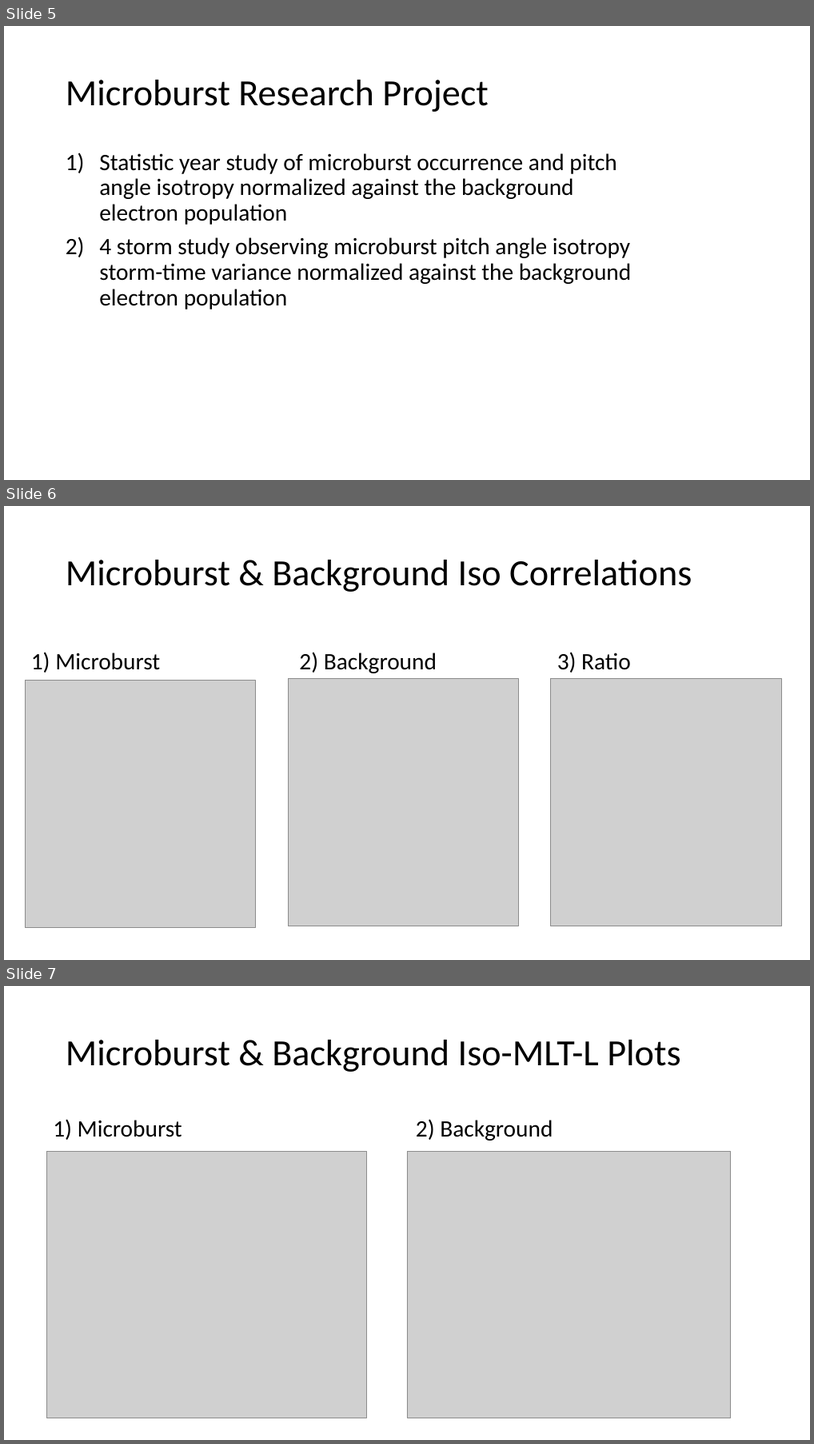
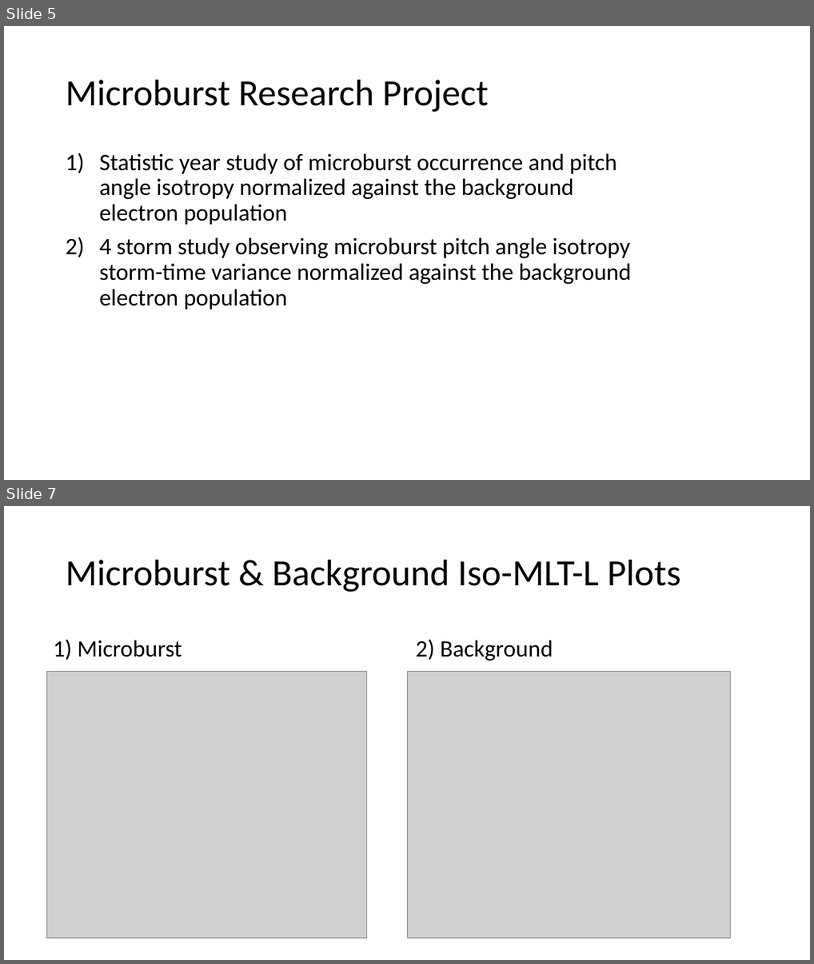
Before and after one commit to conradmr98/lasp-microburst-research, a slide deck: sampexlib/Concept Summaries/LASP Research Summary.pptx. Shown one above the other, each under a label of ours: slides 5, 6 and 7 before the commit, slides 5 and 7 after it; the slides between them are not shown. The pictures are 814x1444 and 814x964 pixels, drawn with LibreOffice and Linux fonts; fonts in the diff are those of the drawing; grey boxes stand for pictures. Boxes give left, top, right and bottom in pixels: in the first picture for what was removed or moved away, otherwise in the second. Text is boxed around its words. In the diff, an @@ line names an element or a change of style, - is before the commit and + after.

```diff
--- a/sampexlib/Concept Summaries/LASP Research Summary.pptx
+++ b/sampexlib/Concept Summaries/LASP Research Summary.pptx
@@ slide 6 removed at bbox=[4, 506, 810, 960], background #FFFFFF @@
@@ title removed at bbox=[66, 560, 692, 592] @@
-Microburst & Background Iso Correlations
@@ text removed at bbox=[31, 652, 631, 673] @@
-1) Microburst 2) Background 3) Ratio
@@ picture removed at bbox=[25, 680, 256, 928] @@
@@ picture removed at bbox=[288, 679, 519, 926] @@
@@ picture removed at bbox=[551, 679, 782, 926] @@
```
Also in this commit, not shown: 1 slide changed, 1 slide added, 15 other files.
